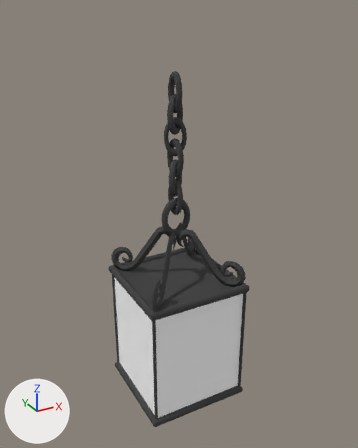
The Blender file Desi Y Ofelia/Assets/Materials/Lamp 3.blend: old version first, new version second.
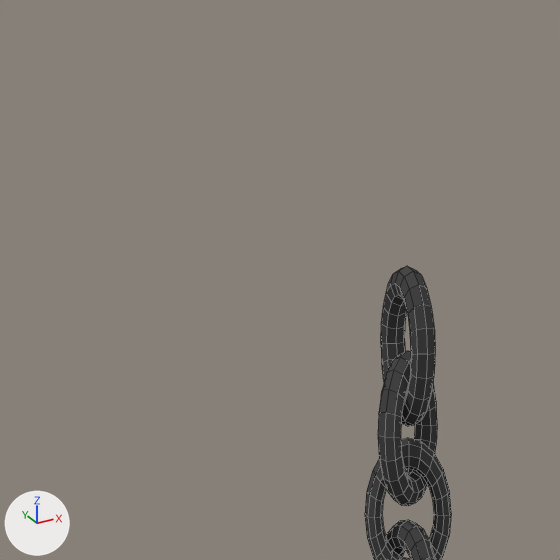
Each version appears first whole from a camera (50 mm lens) standing at (-12.32, -22.9, 22.19) and looking at (0.25, -0.04, 10.75), and next in a close-up on the part from 19% to 60% of the width and 0% to 33% of the height. The axes (+X, +Y, +Z) are drawn at lower left. The lights are the same throughout. The close-ups show mesh edges as thin lines.

Before the edit, the objects in view are built like this:
```python
me_cube = bpy.data.meshes.new('Cube')
me_cube.from_pydata(...)  # 2140 vertices, 2065 faces; spans x -1.08..1.12, y -1.1..1.07, z -1.39..5.48
# faces by material slot: [2060, 5]
me_cube.materials.append(mat_dark_metal)  # dark grey #494949
me_cube.materials.append(mat_glass)  # white #ffffff
ob_cube = bpy.data.objects.new('Cube', me_cube)
ob_cube.location = (0.0, 0.0, 3.5)
ob_cube.scale = (2.86, 2.86, 2.86)
```
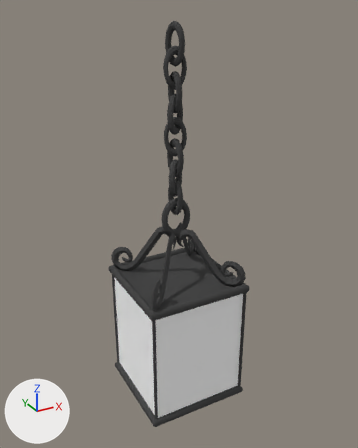
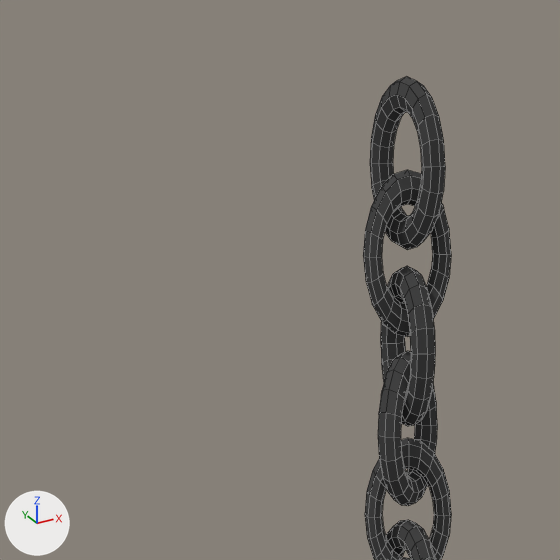
Commit message: Now with more chain links

The change, as a list of edits to the scene's bpy script:
```text
Change me_cube:
    where me_cube.from_pydata(...)  # 2140 vertices, 2065 faces; spans x -1.08..1.12, y -1.1..1.07, z -1.39..5.48
    used by ob_cube; location = (0.0, 0.0, 3.5); scale = (2.86, 2.86, 2.86)
    me_cube part 1: the loose piece of 160 vertices spanning x -0.06..0.08, y -0.23..0.2, z 4.74..5.48 is copied, and the copy is turned -96.6 degrees about the z axis through its middle, then moved by (0.0, 0.0, 0.42); it spans x -0.2..0.22, y -0.11..0.08, z 5.16..5.91
    me_cube part 2: the loose piece of 160 vertices spanning x -0.06..0.08, y -0.23..0.2, z 4.74..5.48 is copied, and the copy is turned -160.7 degrees about the z axis through its middle, then moved by (0.0, 0.0, 0.82); it spans x -0.1..0.12, y -0.22..0.19, z 5.55..6.3
```

What differs and where, as boxes [x1, y1, x2, y2] in the close-ups (560 x 560 px):
'Cube', reshaped: before [365, 266, 451, 560]; after [363, 77, 451, 560]
part 1 of me_cube, added (black): after [363, 170, 451, 337]
part 2 of me_cube, added (black): after [370, 77, 445, 250]
